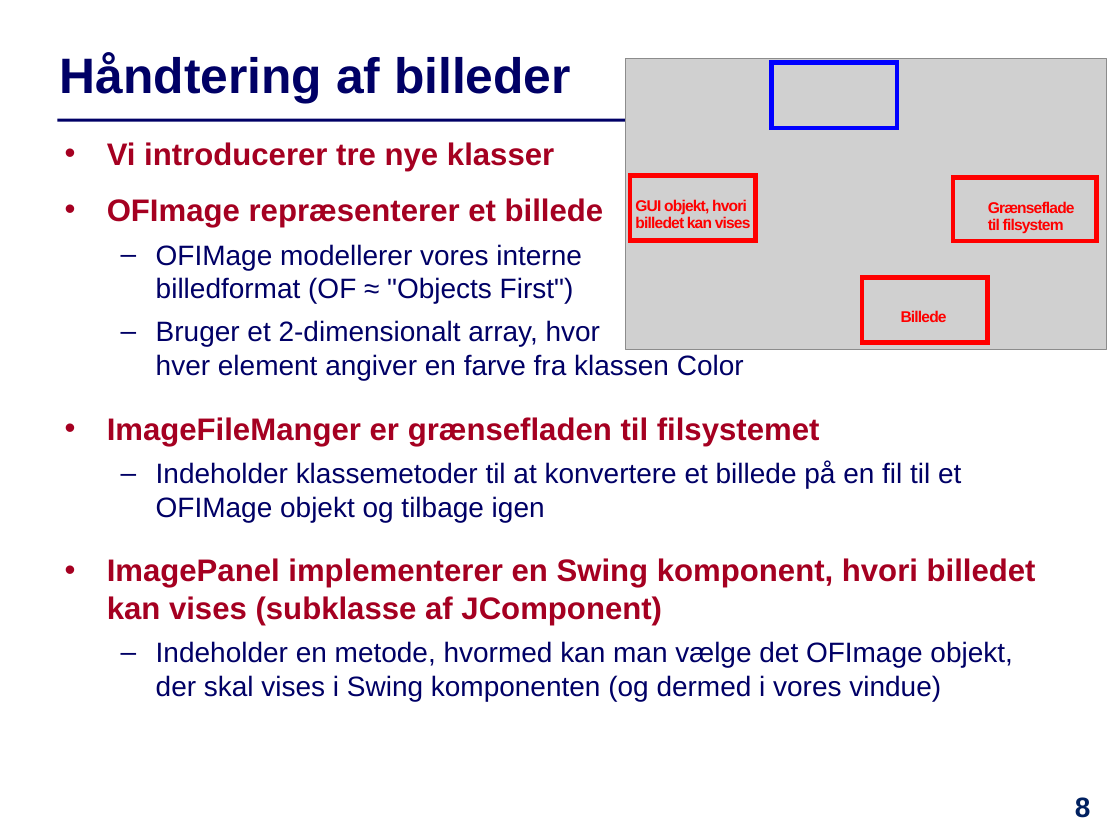
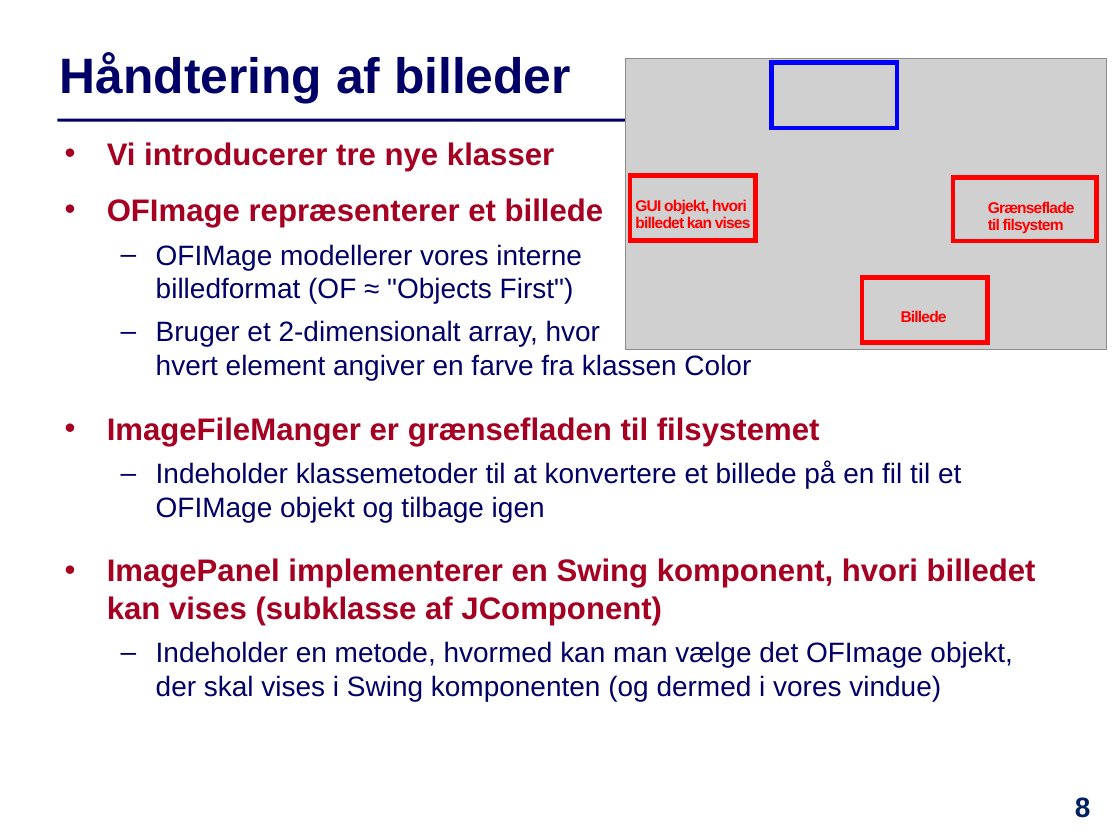
Before and after one commit to IntProgAU/Materiale, a slide deck: slide 8 of web/e24/uge_13/Slides-Uge13.pptx. Drawn at 1120x840 pixels with LibreOffice and Linux fonts; fonts in the diff are those of the drawing; grey boxes stand for pictures. Boxes give left, top, right and bottom in pixels: in the first picture for what was removed or moved away, otherwise in the second. Text is boxed around its words. In the diff, an @@ line names an element or a change of style, - is before the commit and + after.

```diff
--- a/web/e24/uge_13/Slides-Uge13.pptx
+++ b/web/e24/uge_13/Slides-Uge13.pptx
@@ text at (x1=156, y1=320, x2=751, y2=380): text changed @@
-  – Bruger et 2-dimensionalt array, hvor
-    hver element angiver en farve fra klassen Color
+  – Bruger et 2-dimensionalt array, hvor
+    hvert element angiver en farve fra klassen Color
```
Also in this commit, not shown: 3 other slides changed, 1 other file.
